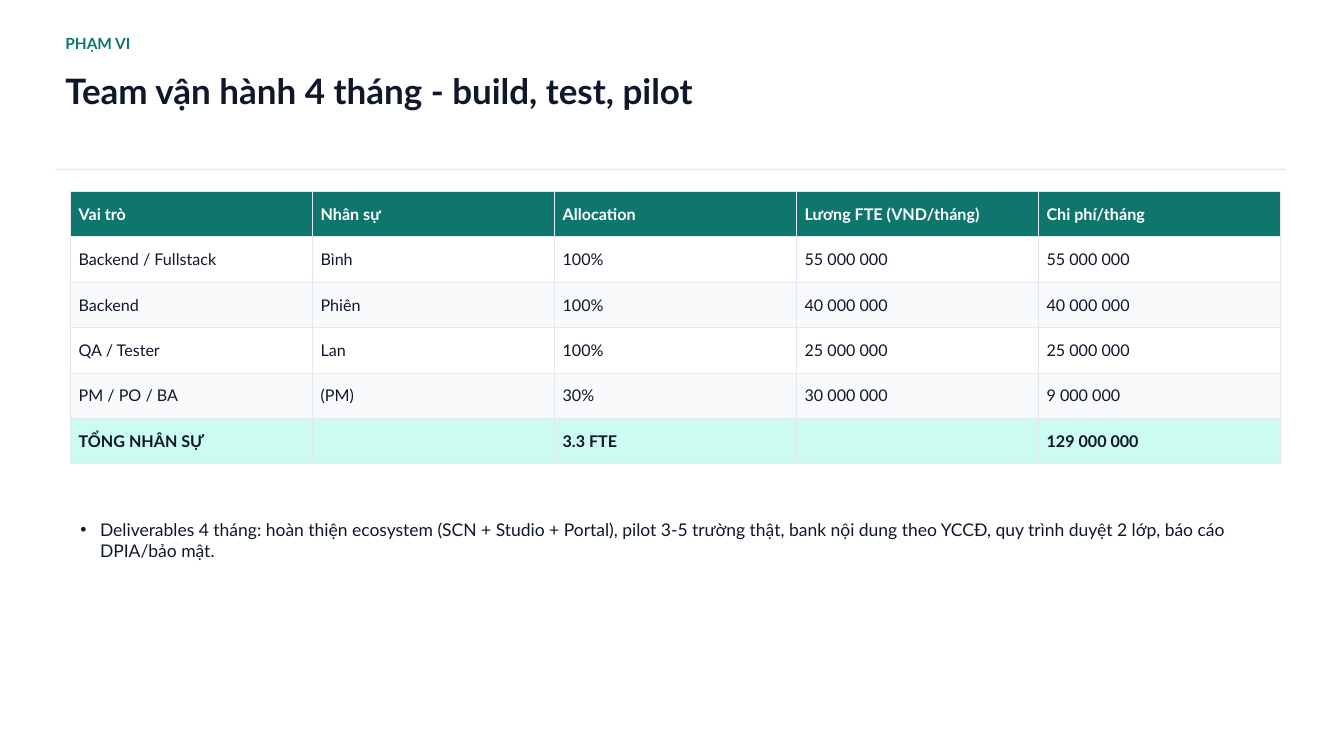
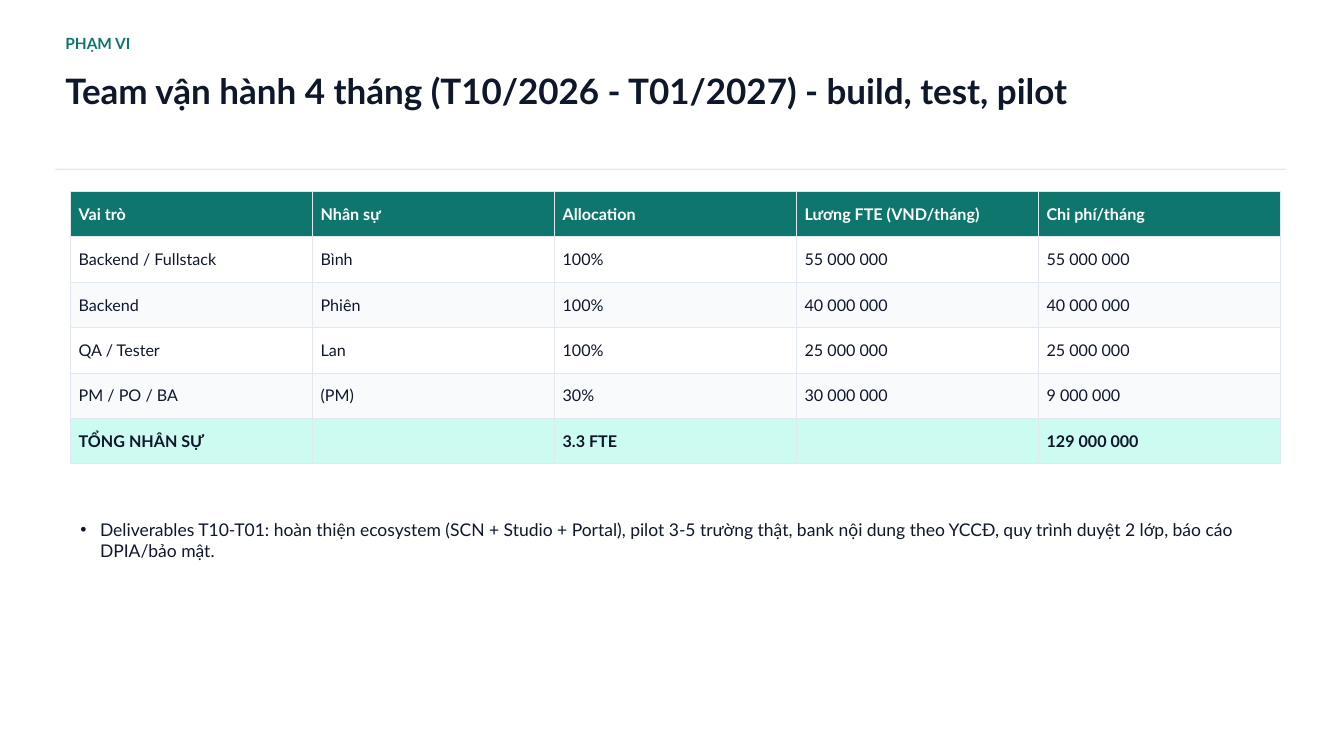
Before and after one commit to saintzzz/so-chu-nhiem-so, a slide deck: slide 2 of docs/handover/PROPOSAL-chi-phi-dev-4thang.pptx. Drawn at 1344x756 pixels with LibreOffice and Linux fonts; fonts in the diff are those of the drawing. Boxes give left, top, right and bottom in pixels: in the first picture for what was removed or moved away, otherwise in the second. Text is boxed around its words. In the diff, an @@ line names an element or a change of style, - is before the commit and + after.

```diff
--- a/docs/handover/PROPOSAL-chi-phi-dev-4thang.pptx
+++ b/docs/handover/PROPOSAL-chi-phi-dev-4thang.pptx
@@ text at [65, 76, 1067, 111]: text changed @@
-Team vận hành 4 tháng - build, test, pilot
+Team vận hành 4 tháng (T10/2026 - T01/2027) - build, test, pilot
@@ text at [100, 522, 1233, 560]: text changed @@
-• Deliverables 4 tháng: hoàn thiện ecosystem (SCN + Studio + Portal), pilot 3-5 trường thật, bank nội dung theo YCCĐ, quy trình duyệt 2 lớp, báo cáo DPIA/bảo mật.
+• Deliverables T10-T01: hoàn thiện ecosystem (SCN + Studio + Portal), pilot 3-5 trường thật, bank nội dung theo YCCĐ, quy trình duyệt 2 lớp, báo cáo DPIA/bảo mật.
```
Also in this commit, not shown: 7 other slides changed, 1 other file.
